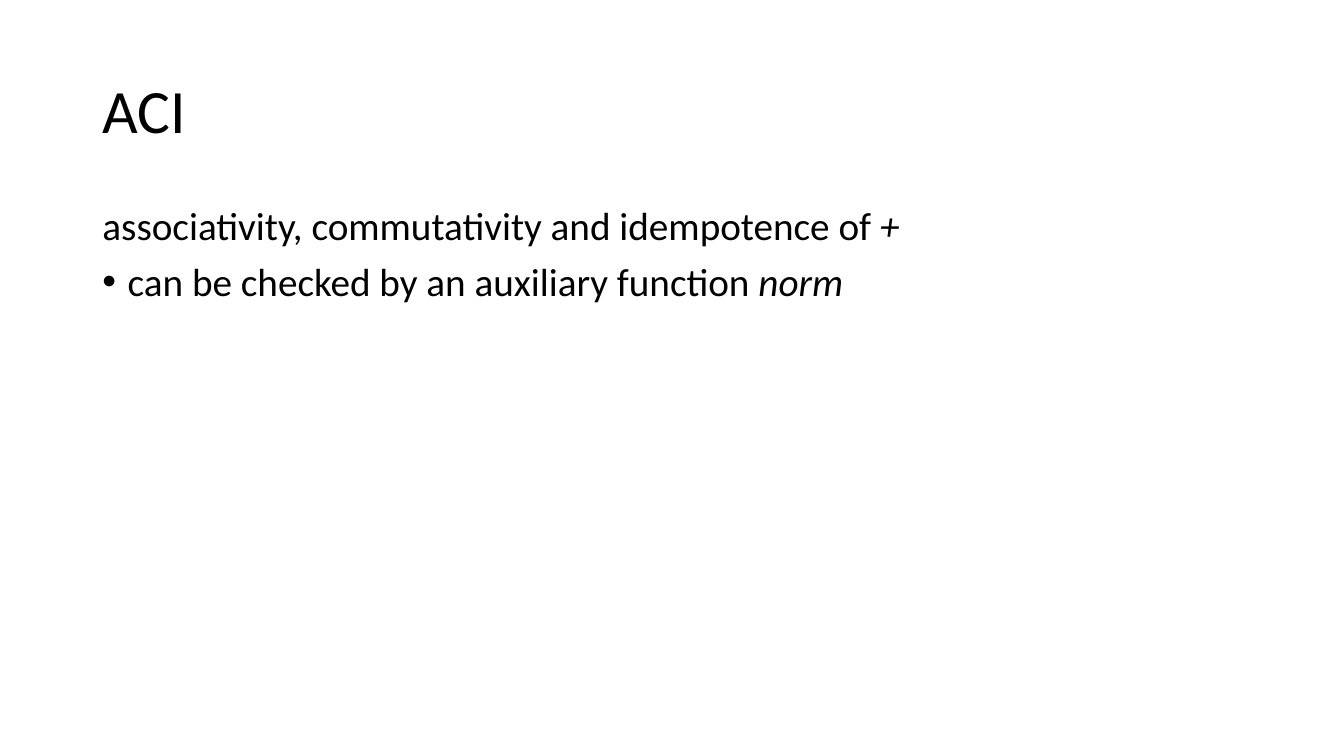
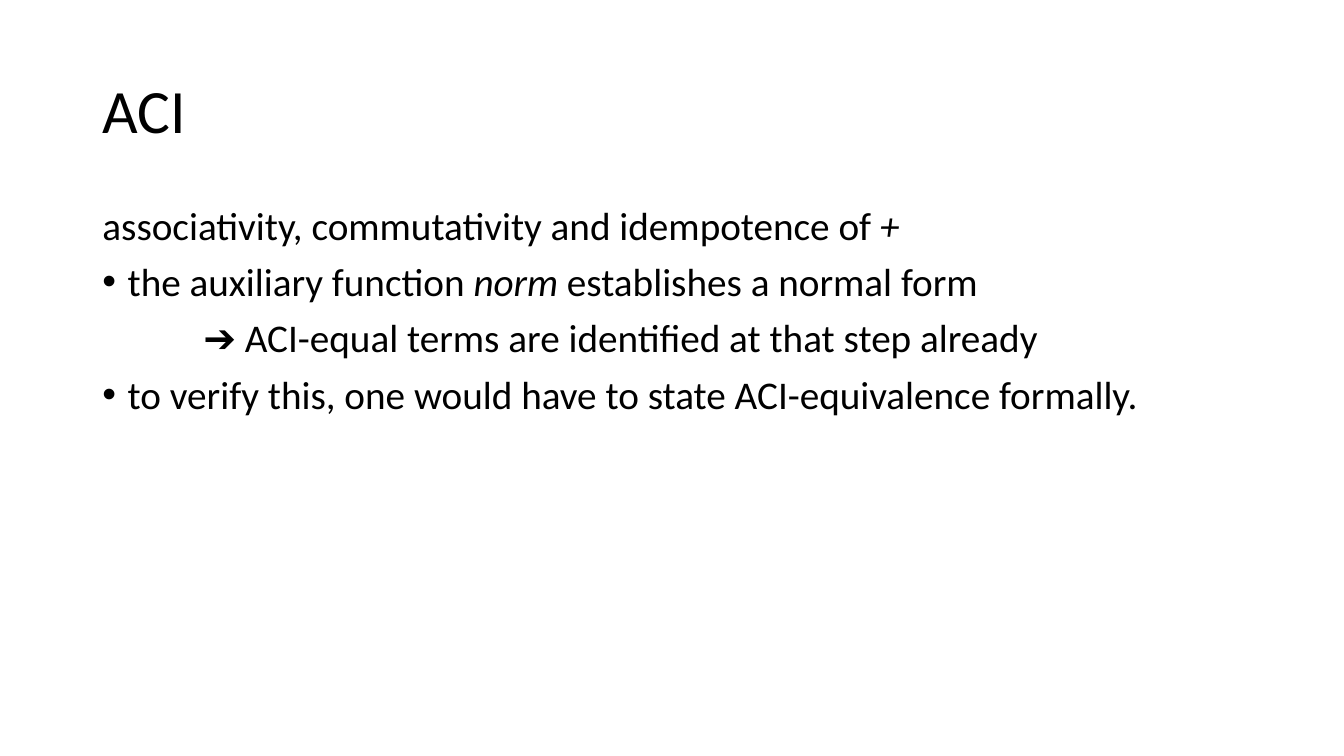
Before and after one commit to Helli/fds_seminar, a slide deck: slide 6 of slides.pptx. Drawn at 1344x756 pixels with LibreOffice and Linux fonts; fonts in the diff are those of the drawing. Boxes give left, top, right and bottom in pixels: in the first picture for what was removed or moved away, otherwise in the second. Text is boxed around its words. In the diff, an @@ line names an element or a change of style, - is before the commit and + after.

```diff
--- a/slides.pptx
+++ b/slides.pptx
@@ text at bbox=[128, 268, 1137, 416]: text changed @@
-• can be checked by an auxiliary function norm
+• the auxiliary function norm establishes a normal form
+➔ ACI-equal terms are identified at that step already
+• to verify this, one would have to state ACI-equivalence formally.
```
Also in this commit, not shown: 2 other files.
